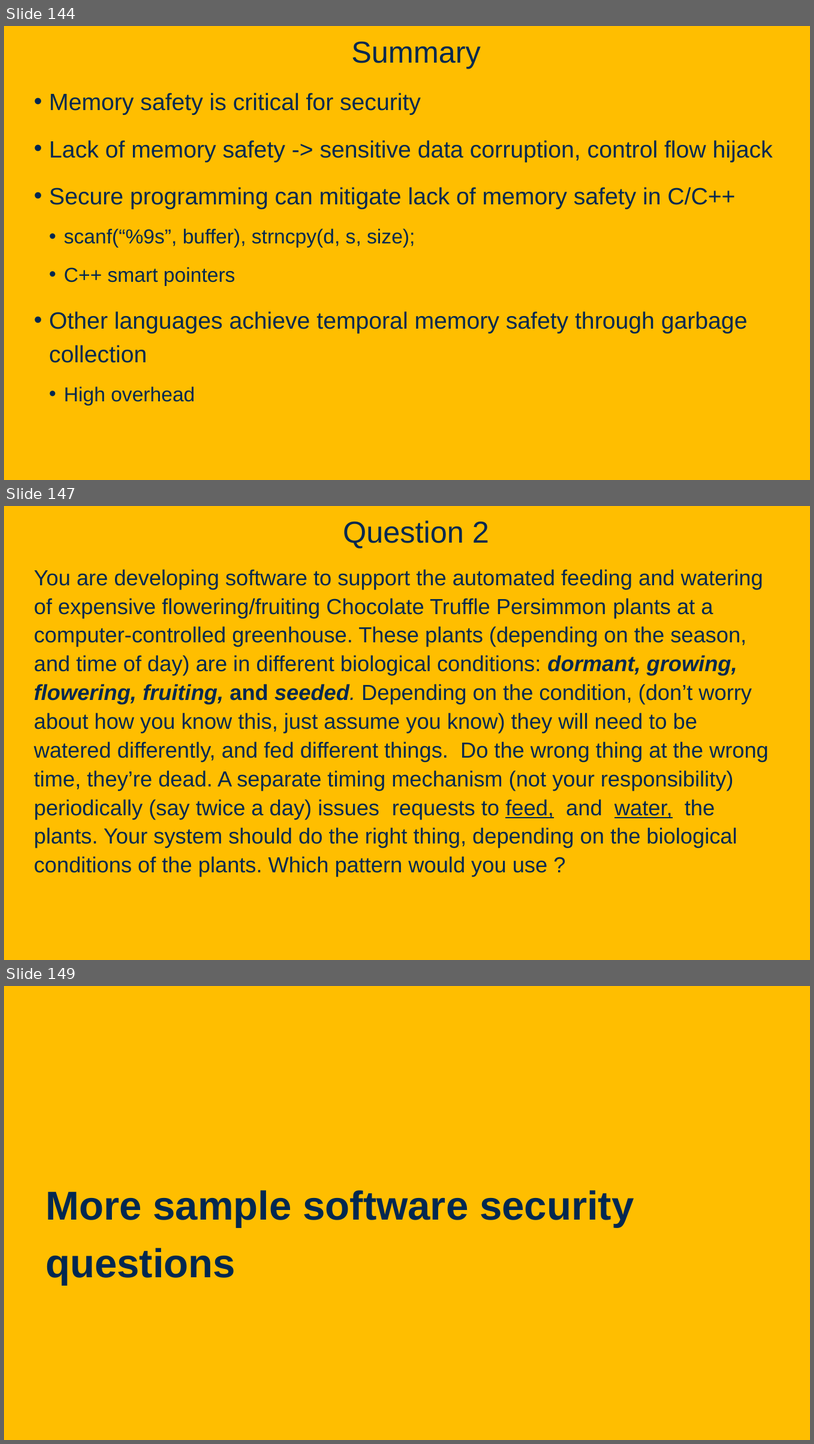
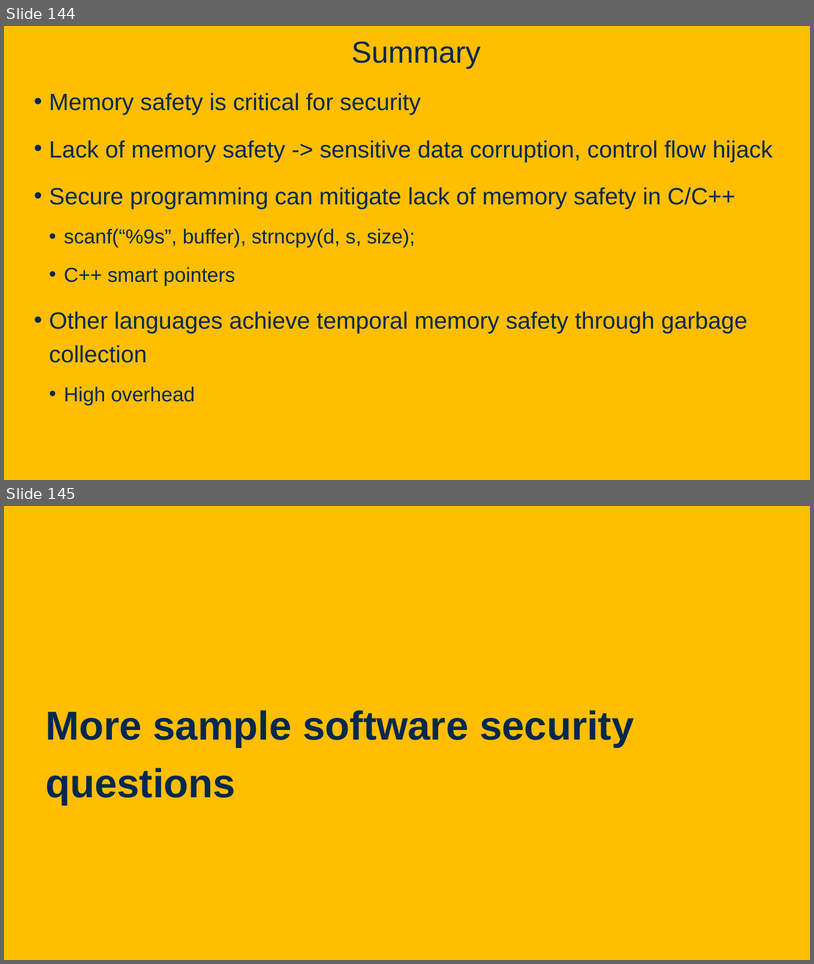
Before and after one commit to davsec-teaching/ecs160-f25, a slide deck: slides/9_software_security.pptx. Shown one above the other, each under a label of ours: slides 144, 147 and 149 before the commit, slides 144 and 145 after it; the slides between them are not shown. The pictures are 814x1444 and 814x964 pixels, drawn with LibreOffice and Linux fonts; fonts in the diff are those of the drawing; background and template pictures are left out. Boxes give left, top, right and bottom in pixels: in the first picture for what was removed or moved away, otherwise in the second. Text is boxed around its words. In the diff, an @@ line names an element or a change of style, - is before the commit and + after.

Commit message:
updates to security and design pattern slides

```diff
--- a/slides/9_software_security.pptx
+++ b/slides/9_software_security.pptx
@@ slide 147 removed at (x1=4, y1=506, x2=810, y2=960), background picture (left out) @@
@@ title removed at (x1=343, y1=520, x2=489, y2=549) @@
-Question 2
@@ text removed at (x1=34, y1=569, x2=769, y2=876) @@
-You are developing software to support the automated feeding and watering of expensive flowering/fruiting Chocolate Truffle Persimmon plants at a computer-controlled greenhouse. These plants (depending on the season, and time of day) are in different biological conditions: dormant, growing, flowering, fruiting, and seeded. Depending on the condition, (don’t worry about how you know this, just assume you know) they will need to be watered differently, and fed different things. Do the wrong thing at the wrong time, they’re dead. A separate timing mechanism (not your responsibility) periodically (say twice a day) issues requests to feed, and water, the plants. Your system should do the right thing, depending on the biological conditions of the plants. Which pattern would you use ?
@@ what was slide 149 is now slide 145 @@
```
Also in this commit, not shown: 1 slide changed, 3 other slides removed, 1 other file.
